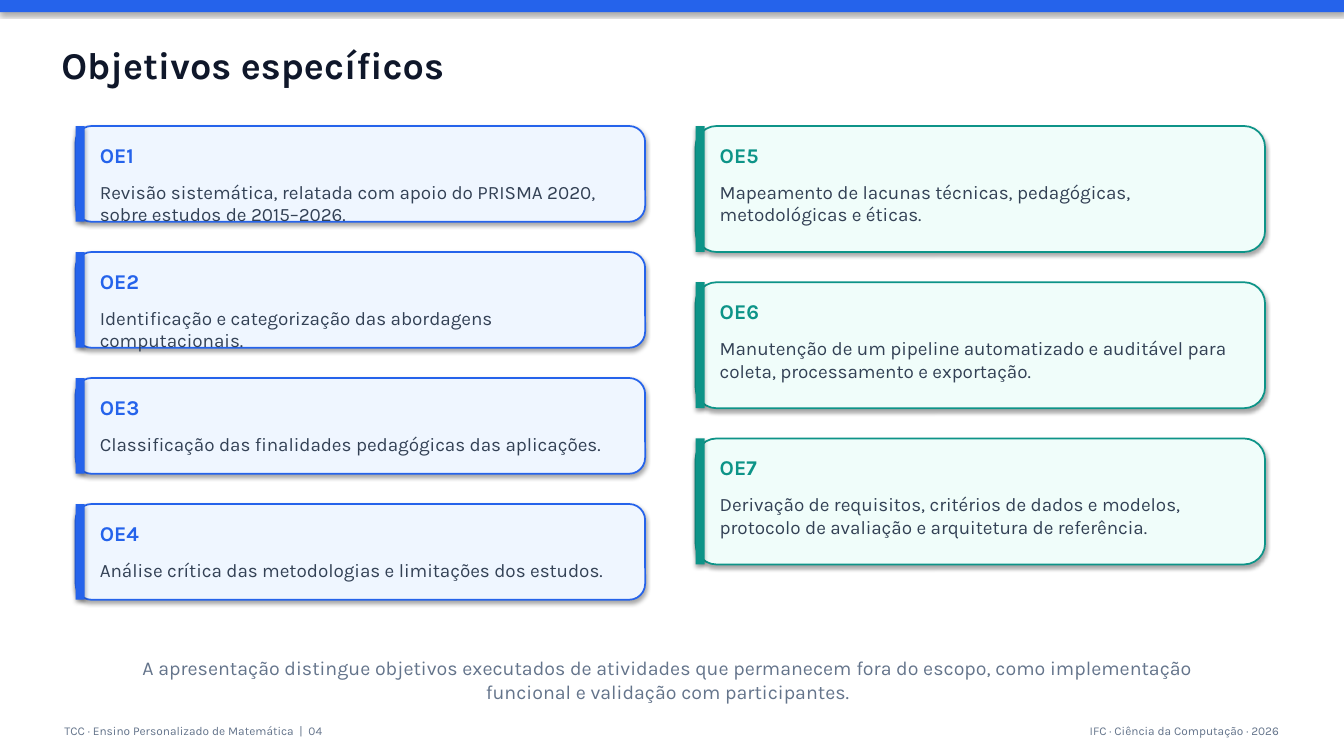
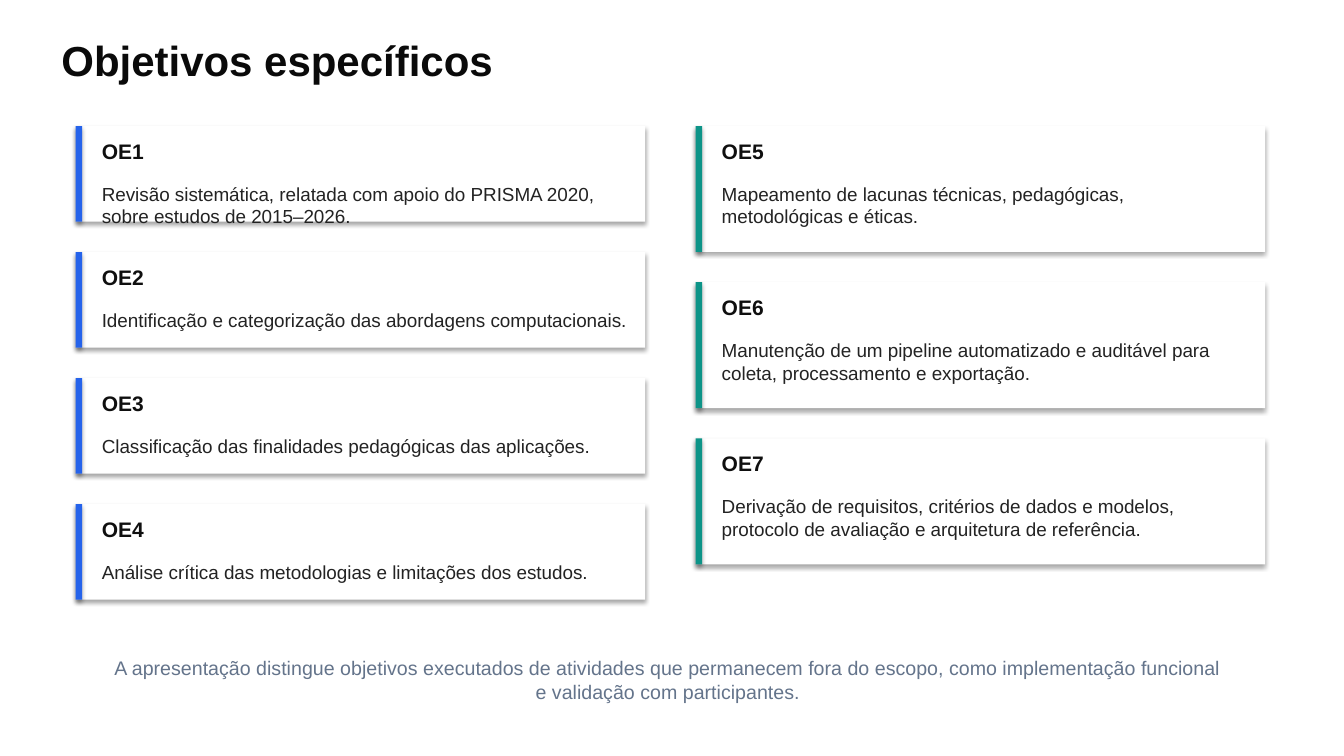
Before and after one commit to thalesfb/ccw, a slide deck: slide 4 of results/tcc/presentation/ensino_personalizado_de_matematica_tcc.pptx. Drawn at 1344x756 pixels with LibreOffice and Linux fonts; fonts in the diff are those of the drawing. Boxes give left, top, right and bottom in pixels: in the first picture for what was removed or moved away, otherwise in the second. Text is boxed around its words. In the diff, an @@ line names an element or a change of style, - is before the commit and + after.

Commit message:
🎨 style(presentation): align TCC deck with PTC visual language (#69)

```diff
--- a/results/tcc/presentation/ensino_personalizado_de_matematica_tcc.pptx
+++ b/results/tcc/presentation/ensino_personalizado_de_matematica_tcc.pptx
@@ rectangle removed at [0, 0, 1344, 12] @@
@@ text "Objetivos específicos" at [61, 45, 493, 84]: size 27 to 30 pt, font Karla to Arial, text colour #0F172A to #0A0A0A @@
@@ rounded rectangle removed at [76, 126, 645, 222] @@
@@ rectangle added at [76, 126, 645, 222], fill #FFFFFF @@
@@ rounded rectangle removed at [696, 126, 1265, 252] @@
@@ rectangle added at [696, 126, 1265, 252], fill #FFFFFF @@
@@ rounded rectangle removed at [76, 252, 645, 348] @@
@@ rectangle added at [76, 252, 645, 348], fill #FFFFFF @@
@@ rounded rectangle removed at [696, 282, 1265, 408] @@
@@ rectangle added at [696, 282, 1265, 408], fill #FFFFFF @@
@@ font Karla to Arial, text colour #334155 to #232323 in 7 elements at [722, 187, 1124, 227], [722, 343, 1210, 384], [722, 499, 1174, 540], [102, 439, 590, 457], [102, 565, 588, 583], [102, 187, 594, 224], [102, 313, 627, 331] @@
@@ rounded rectangle removed at [76, 378, 645, 474] @@
@@ rectangle added at [76, 378, 645, 474], fill #FFFFFF @@
@@ rounded rectangle removed at [696, 439, 1265, 565] @@
@@ rectangle added at [696, 439, 1265, 565], fill #FFFFFF @@
@@ font Karla to Arial, text colour #0D9488 to #0F0F0F in 3 elements at [722, 144, 764, 160], [722, 300, 764, 316], [722, 456, 764, 472] @@
@@ rounded rectangle removed at [76, 504, 645, 600] @@
@@ rectangle added at [76, 504, 645, 600], fill #FFFFFF @@
@@ font Karla to Arial, text colour #2563EB to #0F0F0F in 4 elements at [102, 144, 144, 160], [102, 270, 144, 286], [102, 396, 144, 412], [102, 522, 144, 538] @@
@@ text "A apresentação distingue objetivos executados ..." at [114, 661, 1220, 703]: font Karla to Arial @@
@@ text removed at [64, 726, 322, 735] @@
-TCC · Ensino Personalizado de Matemática | 04
@@ text removed at [1090, 726, 1279, 738] @@
-IFC · Ciência da Computação · 2026
```
Also in this commit, not shown: 18 other slides changed, 2 other files.
